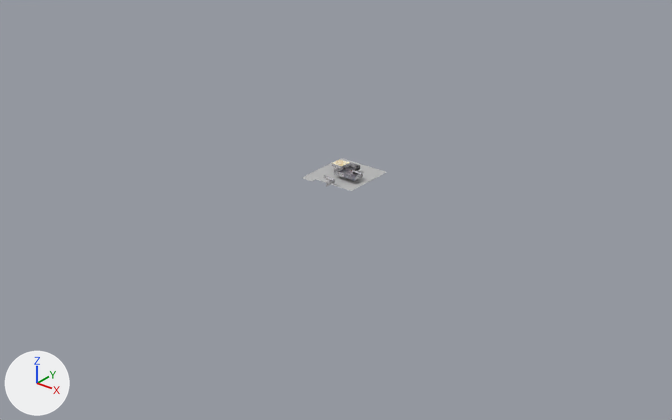
What one commit did to the FBX model res/game.fbx.
Both versions are drawn from a camera (50 mm lens) standing at (8.83, -10.39, 6.09) and looking at (0.24, 0.34, -0.57). The axes (+X, +Y, +Z) are drawn at lower left. The lights are the same throughout. Where no turn or scale is listed for an object, it has been applied to the vertices.

Objects in the first picture: 'testFloor'.
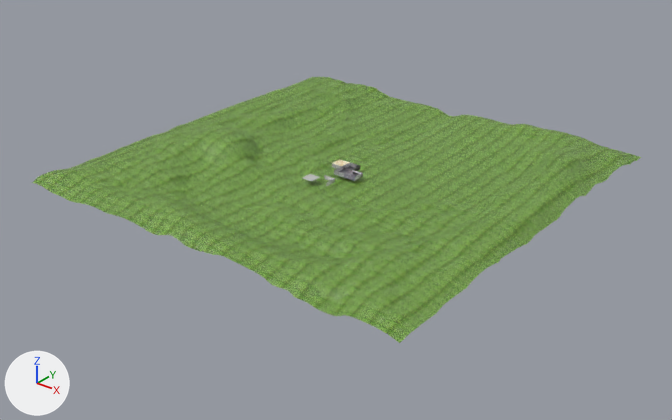
Pixel boxes [x1, y1, x2, y2] of what changed, in the pictures (672 x 420 px):
'testTerrain', added (green): after [32, 77, 641, 343]
'testFloor', deleted: before [310, 158, 386, 191]

Edits to the bpy script that builds the scene:
```text
Add img_grass_dds:
    img_grass_dds = load_image('grass.dds', 'dds/grass.dds', 2592, 1568, 'sRGB')
Add mat_grass:
    mat_grass = principled_material('grass')
    mat_grass.texture = img_grass_dds  # with its transparency
Add me_mesh_004_1:
    me_mesh_004_1.from_pydata(...)  # 6561 vertices, 6400 faces; spans x -3.61..3.61, y -3.6..3.62, z -0.08..0.47
    me_mesh_004_1.materials.append(mat_grass)  # picture img_grass_dds
Remove ob_testfloor:
    ob_testfloor = bpy.data.objects.new('testFloor', me_mesh_004)
    ob_testfloor.location = (0.17, 0.71, -0.07)
Add ob_testterrain:
    ob_testterrain = bpy.data.objects.new('testTerrain', me_mesh_004_1)
    ob_testterrain.location = (0.17, 0.71, -0.06)
```
